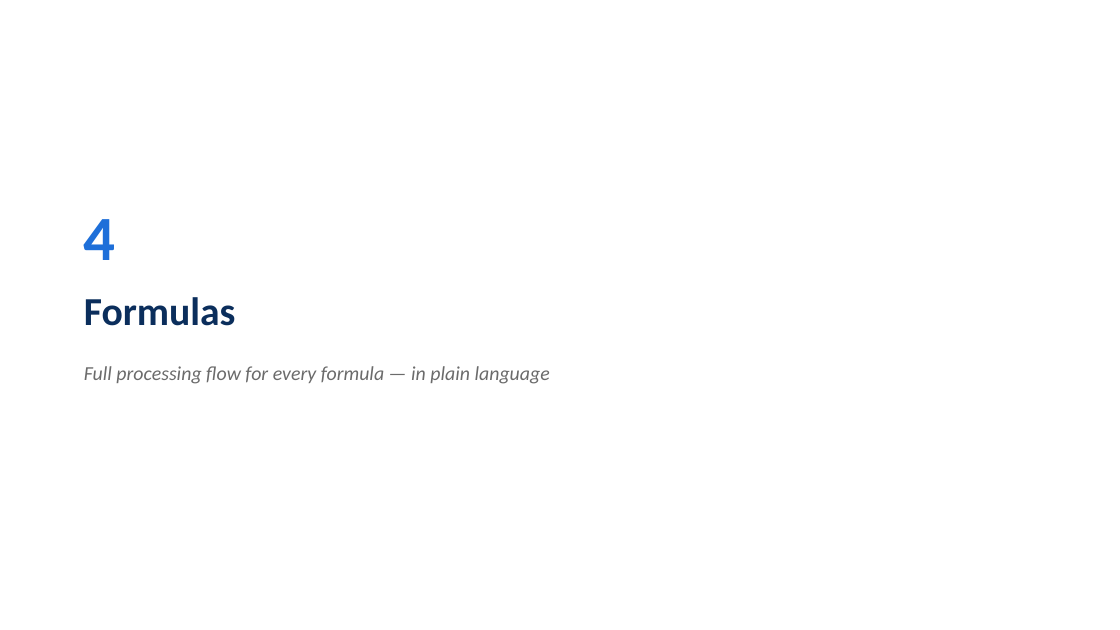
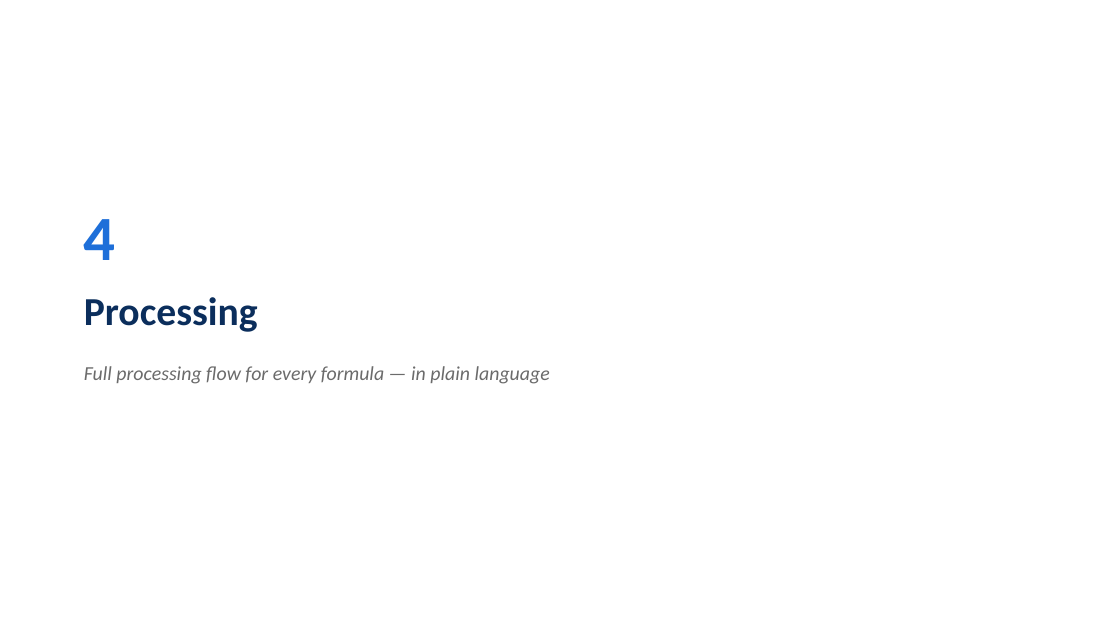
Before and after one commit to HarithaRandunu/Final_Year_Project_2026, a slide deck: slide 19 of docs/Module3_Actuator_Slides.pptx (slide 20 before the commit). Drawn at 1120x630 pixels with LibreOffice and Linux fonts; fonts in the diff are those of the drawing. Boxes give left, top, right and bottom in pixels: in the first picture for what was removed or moved away, otherwise in the second. Text is boxed around its words. In the diff, an @@ line names an element or a change of style, - is before the commit and + after.

```diff
--- a/docs/Module3_Actuator_Slides.pptx
+++ b/docs/Module3_Actuator_Slides.pptx
@@ text at (84,297,258,332): text changed @@
-Formulas
+Processing
```
Also in this commit, not shown: 11 other slides changed, 4 slides added, 1 slide removed, 12 other files.
